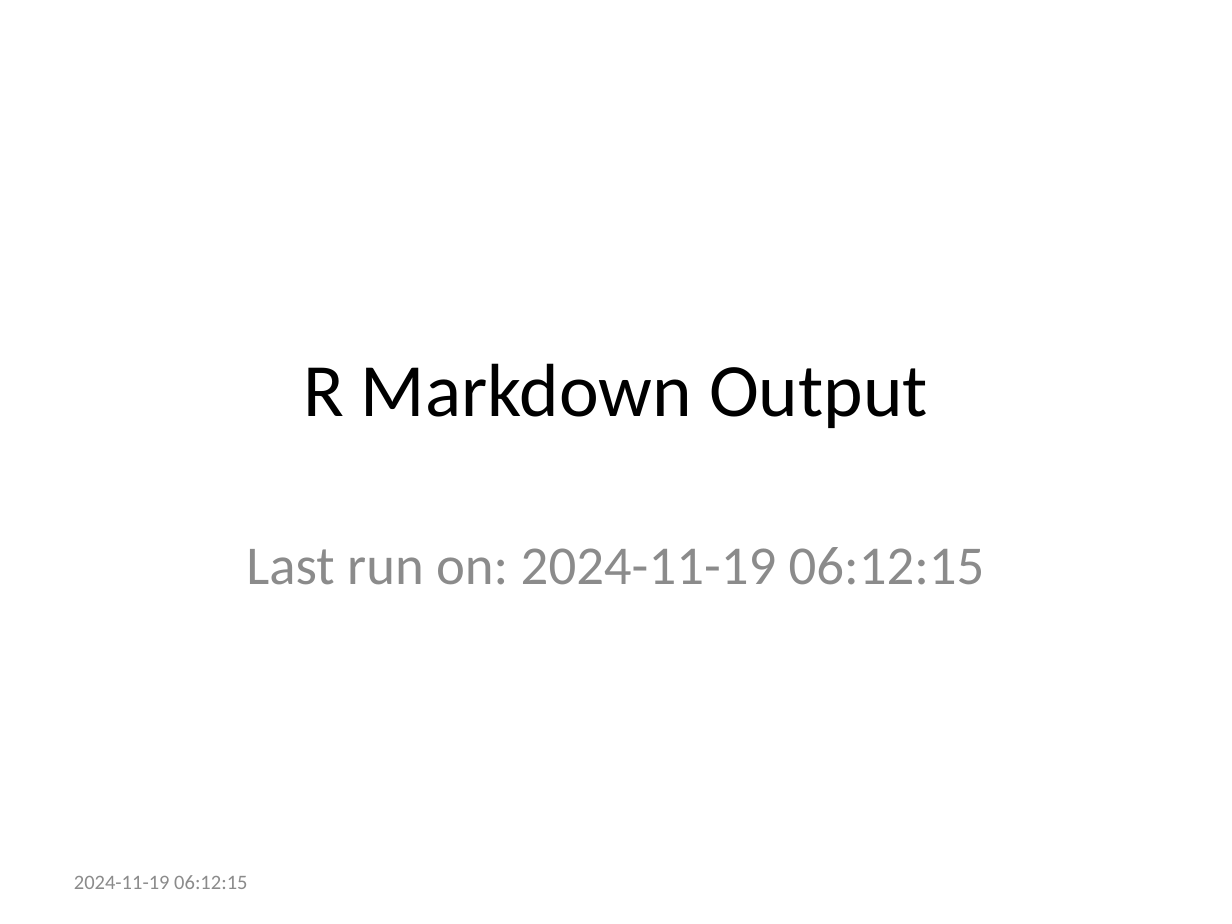
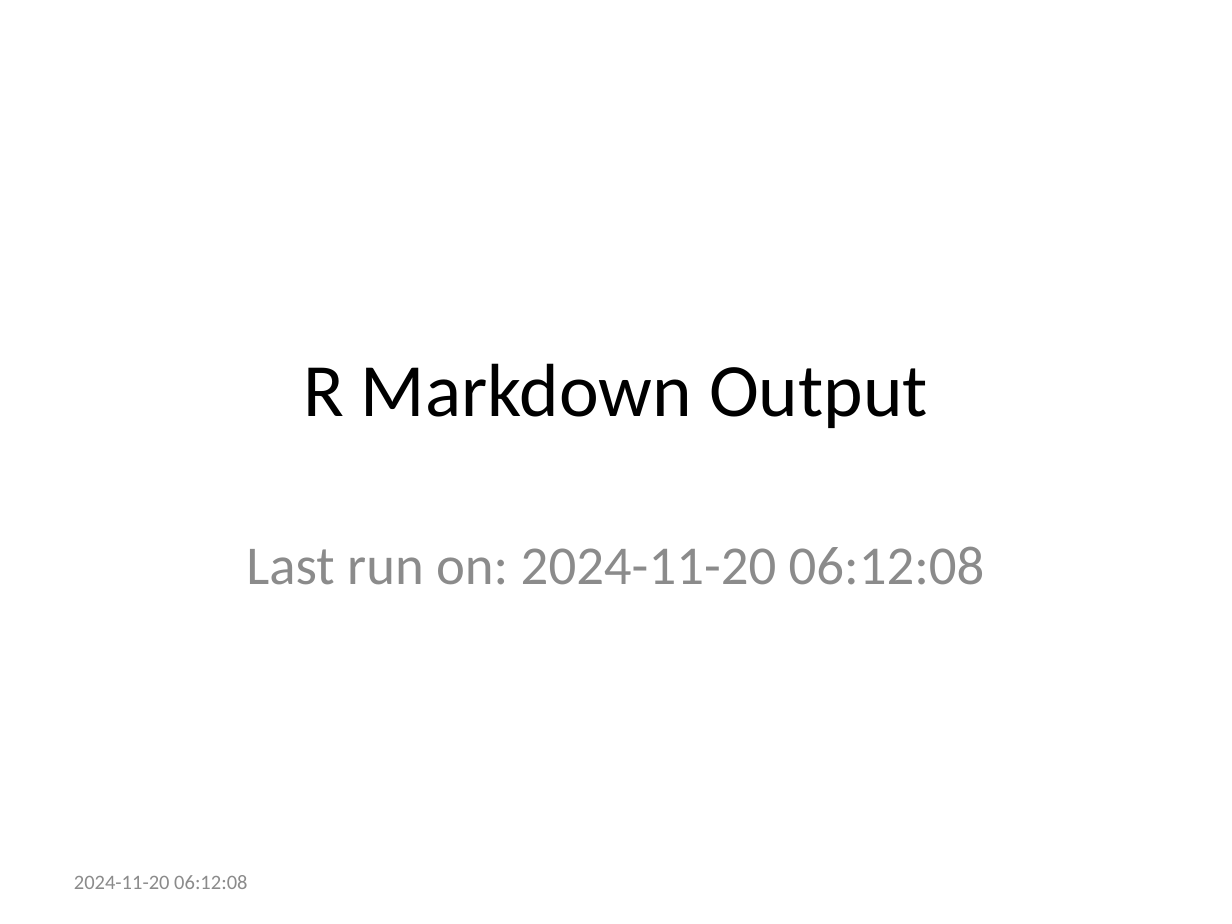
Before and after one commit to ries9112/R-Markdown-Gallery, a slide deck: slide 1 of presentations/powerpoint.pptx. Drawn at 1232x924 pixels with LibreOffice and Linux fonts; fonts in the diff are those of the drawing. Boxes give left, top, right and bottom in pixels: in the first picture for what was removed or moved away, otherwise in the second. Text is boxed around its words. In the diff, an @@ line names an element or a change of style, - is before the commit and + after.

Commit message:
Refresh R Markdown examples from CI automated process

```diff
--- a/presentations/powerpoint.pptx
+++ b/presentations/powerpoint.pptx
@@ subtitle at bbox=[246, 546, 985, 585]: text changed @@
-Last run on: 2024-11-19 06:12:15
+Last run on: 2024-11-20 06:12:08
@@ text at bbox=[74, 875, 247, 889]: text changed @@
-2024-11-19 06:12:15
+2024-11-20 06:12:08
```
Also in this commit, not shown: 15 other files.
